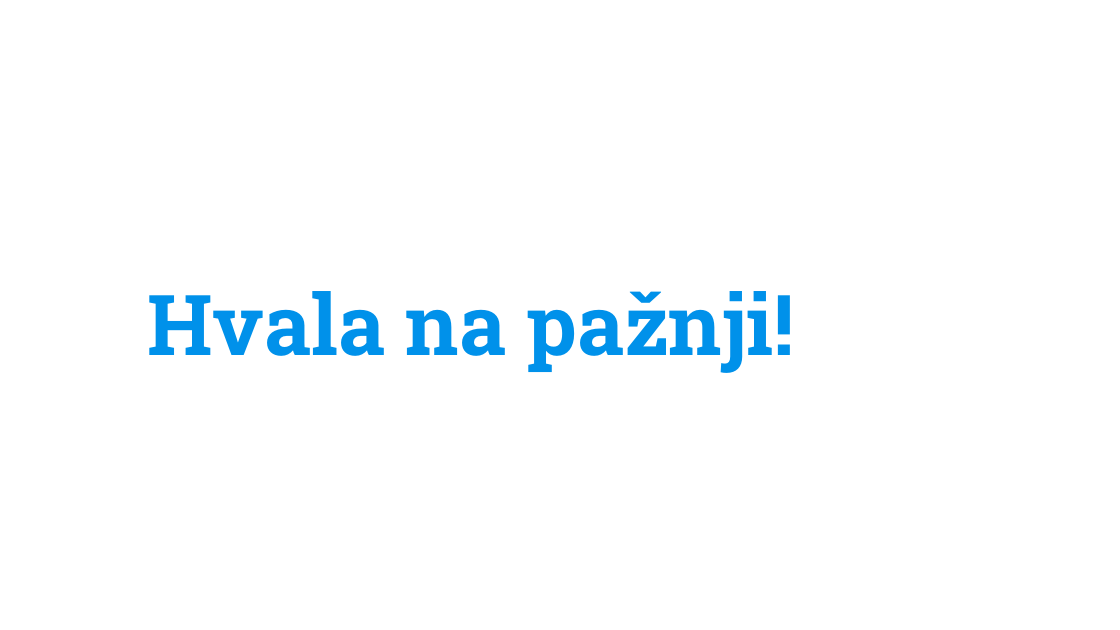
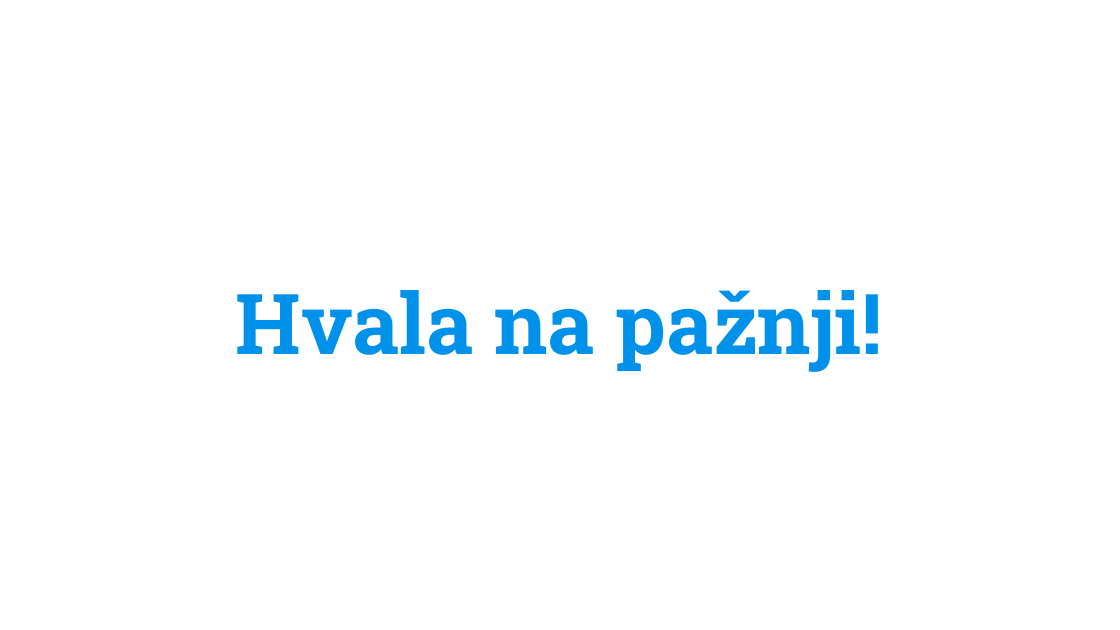
Before and after one commit to lazarm999/soa, a slide deck: slide 16 of Seminarski/Nuclio.pptx. Drawn at 1120x630 pixels with LibreOffice and Linux fonts; fonts in the diff are those of the drawing; background and template pictures are left out. Boxes give left, top, right and bottom in pixels: in the first picture for what was removed or moved away, otherwise in the second. Text is boxed around its words. In the diff, an @@ line names an element or a change of style, - is before the commit and + after.

```diff
--- a/Seminarski/Nuclio.pptx
+++ b/Seminarski/Nuclio.pptx
@@ title "Hvala na pažnji!": place and size @@
-title "Hvala na pažnji!" at <box>147,291,794,373</box>
+title "Hvala na pažnji!" at <box>236,290,882,372</box>
```
Also in this commit, not shown: 4 other slides changed.
